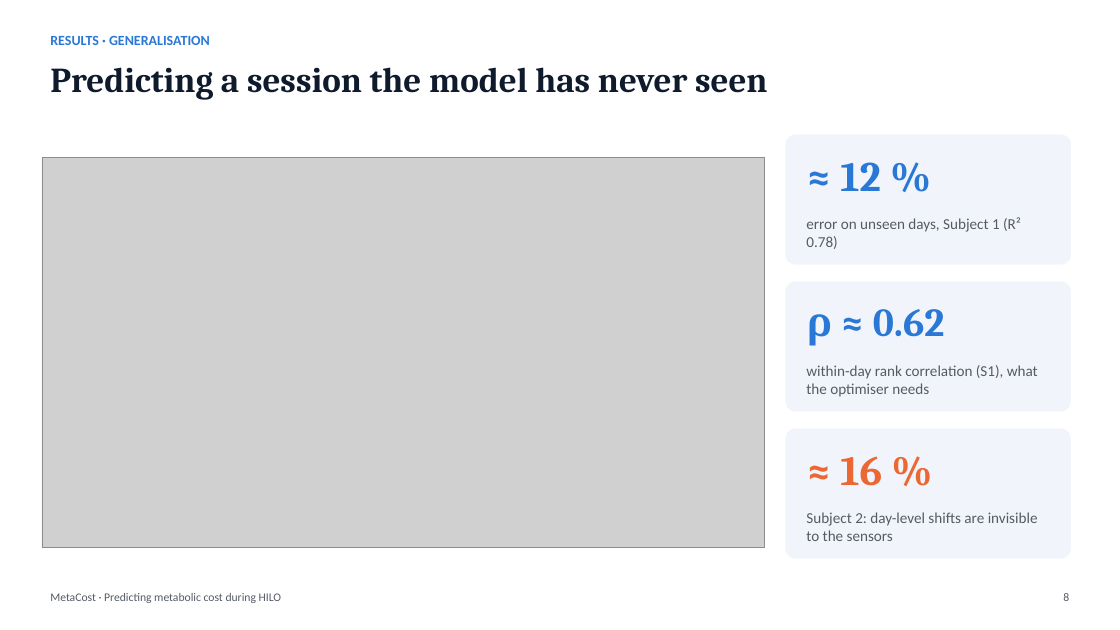
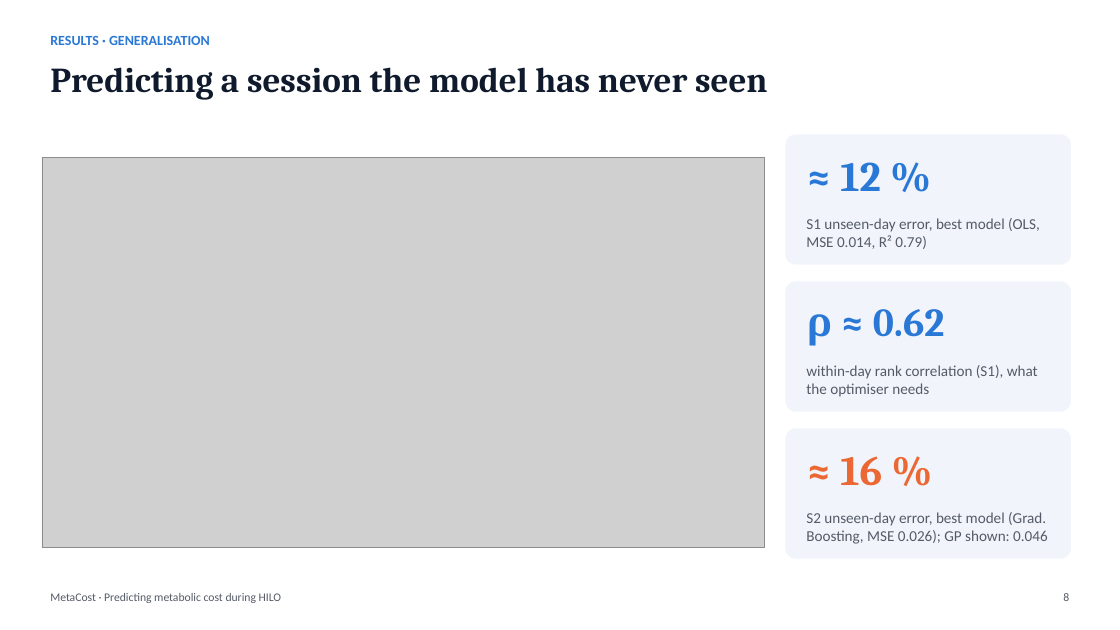
Before and after one commit to Mukilskanda/Predicting-Metabolic-Cost-During-Human-in-the-Loop-Optimisation, a slide deck: slide 8 of docs/MetaCost_Presentation.pptx. Drawn at 1120x630 pixels with LibreOffice and Linux fonts; fonts in the diff are those of the drawing; grey boxes stand for pictures. Boxes give left, top, right and bottom in pixels: in the first picture for what was removed or moved away, otherwise in the second. Text is boxed around its words. In the diff, an @@ line names an element or a change of style, - is before the commit and + after.

```diff
--- a/docs/MetaCost_Presentation.pptx
+++ b/docs/MetaCost_Presentation.pptx
@@ text at (806,218,1040,249): text changed @@
-error on unseen days, Subject 1 (R² 0.78)
+S1 unseen-day error, best model (OLS, MSE 0.014, R² 0.79)
@@ text at (806,512,1048,544): text changed @@
-Subject 2: day-level shifts are invisible to the sensors
+S2 unseen-day error, best model (Grad. Boosting, MSE 0.026); GP shown: 0.046
```
Also in this commit, not shown: 8 other slides changed, 7 other files.
